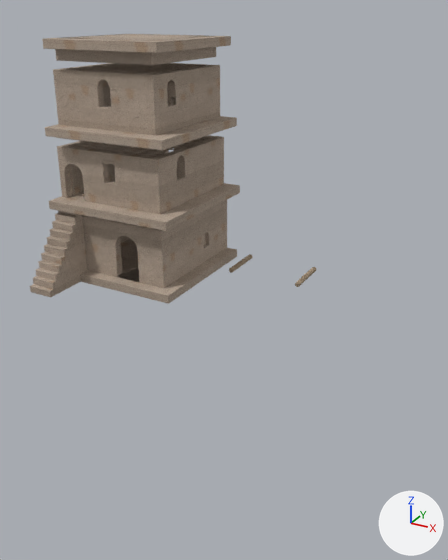
The glTF model assets/models/kit/tower_7.glb as it was, and as the next commit left it.
Rendered twice from a 50 mm lens placed at (6.81, -14.93, 12.36), pointed at (-0.37, -1.86, 5.83). Lighting does not change. The marker at lower right points along +X, +Y and +Z. The first picture is the older version. Vertices at exactly the same position are counted once.

In view in the first picture: 'tower'.
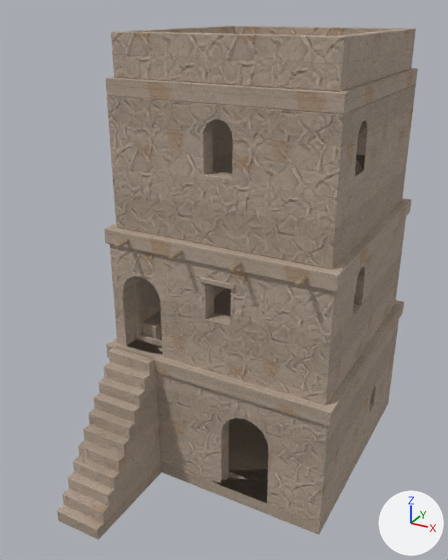
Pixel boxes (x1, y1, x2, y2) of what changed, in the pictures (448 x 560 px; the box of a moved part takes in the faces that stretch with it):
'tower', reshaped, moved, rescaled (26% wider, 90% taller): before (30, 34, 316, 304); after (57, 26, 418, 540)
part 1 of me_cube_001, moved or reshaped: before (30, 34, 252, 304); after (57, 26, 418, 540)
part 2 of me_cube_001, moved or reshaped: before (295, 267, 316, 287); after (295, 275, 308, 287)

What changed in the scene script:
```text
Change me_cube_001:
    used by ob_tower; location = (-2.44, -2.68, 6.94); scale = (0.000149, 0.000149, 0.000149)
    remove me_cube_001.from_pydata(...)  # 9077 vertices, 17930 faces; spans x 0.0..32767.0, y -26188.0..0.0, z 0.0..32767.0
    add me_cube_001.from_pydata(...)  # 9077 vertices, 17930 faces; spans x 0.0..18024.0, y -26216.0..0.0, z 0.0..32767.0
    me_cube_001 part 1: 6711 of 9077 vertices moved; they spanned x 0.0..22085.0, y -26188.0..0.0, z 0.0..32767.0 and now span x 0.0..18024.0, y -26216.0..0.0, z 0.0..32767.0; mean shift (8.0, -550.0, 666.0); largest move (21807.0, -39.0, 62.0) -> (11243.0, -16705.0, 19206.0)
    me_cube_001 part 2: 84 of 9077 vertices moved; they spanned x 32046.0..32767.0, y -6716.0..0.0, z 0.0..763.0 and now span x 15456.0..15753.0, y -19453.0..-16689.0, z 19180.0..19494.0; mean shift (-16802.0, -14713.0, 18956.0); largest move (32642.0, -39.0, 151.0) -> (15702.0, -16705.0, 19242.0)
    other edits to the shape of me_cube_001 do not show in these pictures
Change ob_tower:
    ob_tower.location: (-2.44, -2.68, 6.94) -> (-3.26, 3.36, 0.0)
    ob_tower.scale: (0.000149, 0.000149, 0.000149) -> (0.000362, 0.000362, 0.000362)
```
